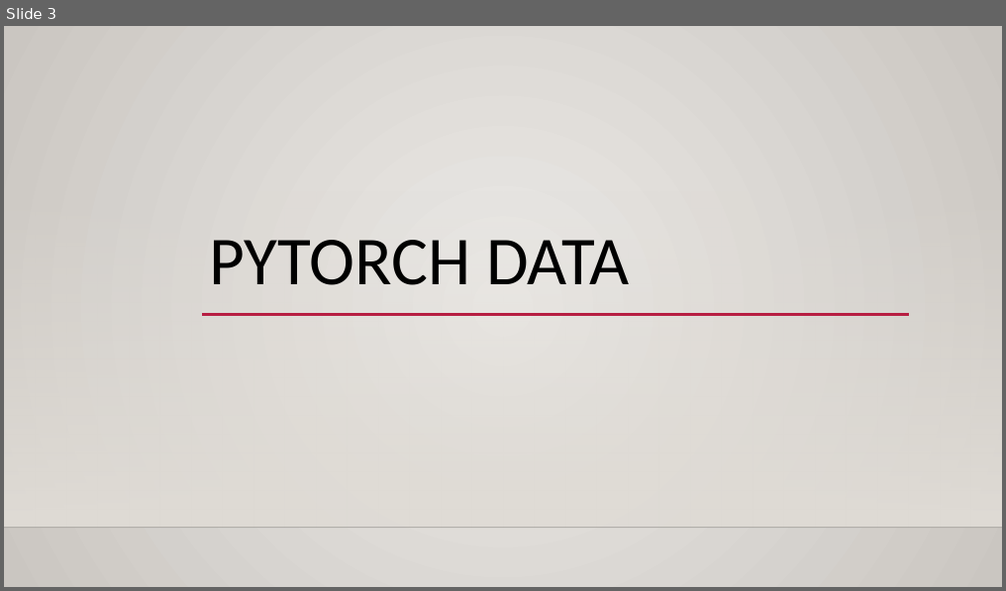
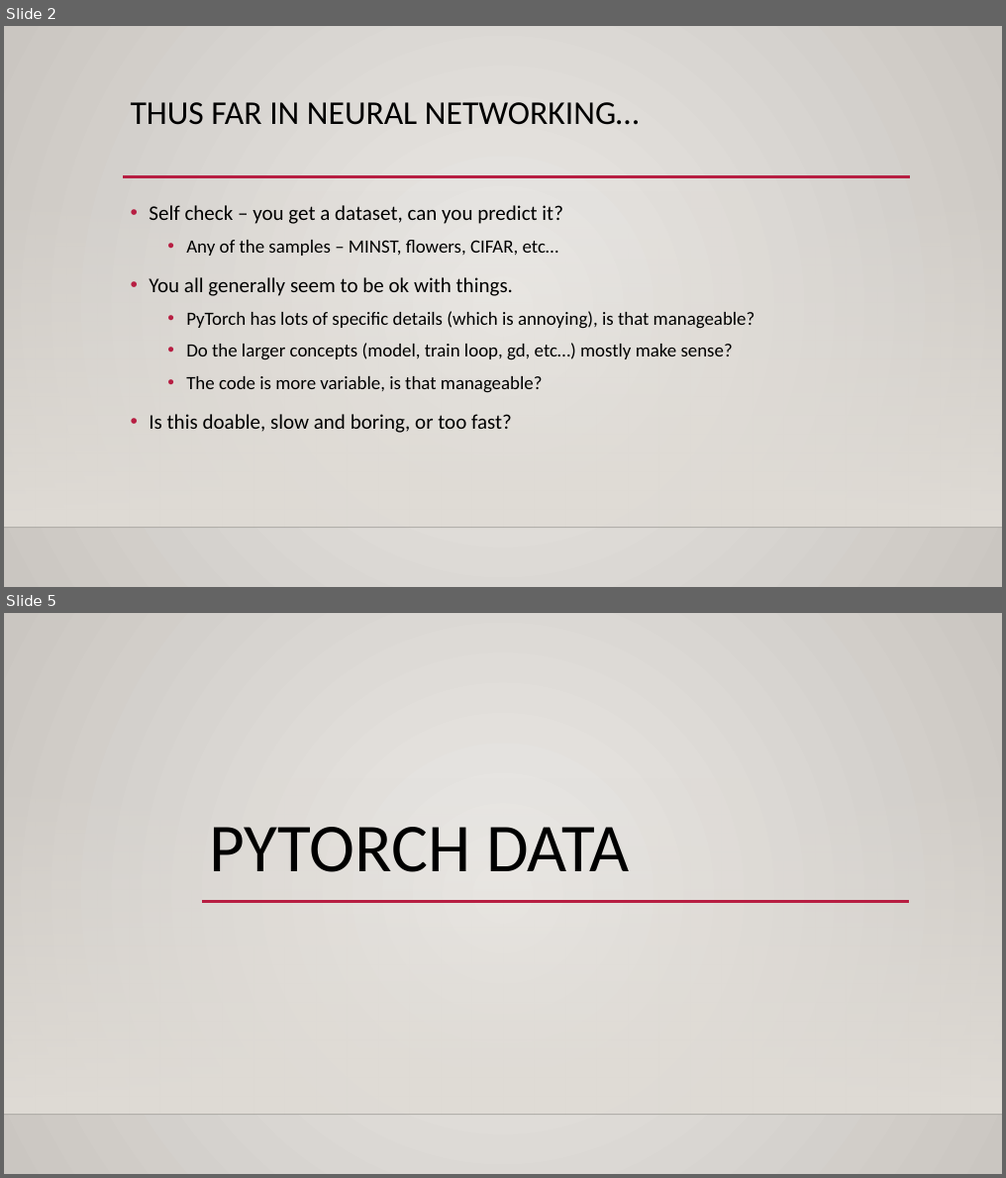
Before and after one commit to AkeemSemperDataScience/Intro_to_Machine_Learning_Students, a slide deck: reference_content/Slides/pytorch_data.pptx. Shown one above the other, each under a label of ours: slide 3 before the commit, slides 2 and 5 after it; the slides between them are not shown. The pictures are 1006x591 and 1006x1178 pixels, drawn with LibreOffice and Linux fonts; fonts in the diff are those of the drawing; background and template pictures are left out. Boxes give left, top, right and bottom in pixels: in the first picture for what was removed or moved away, otherwise in the second. Text is boxed around its words. In the diff, an @@ line names an element or a change of style, - is before the commit and + after.

```diff
--- a/reference_content/Slides/pytorch_data.pptx
+++ b/reference_content/Slides/pytorch_data.pptx
@@ slide 2 added at (x1=4, y1=26, x2=1002, y2=587), background gradient #ECEAE7 to #CAC7C1; not listed: 2 template elements that a slide beside it also shows @@
@@ title added at (x1=131, y1=102, x2=639, y2=125), 32 pt, text #000000 @@
+THUS FAR IN NEURAL NETWORKING…
@@ line added from (123, 177) to (910, 177), #B71E42 2.5 pt @@
@@ text added at (x1=149, y1=205, x2=755, y2=433), 18 pt, text #000000 @@
+• Self check – you get a dataset, can you predict it?
+  • Any of the samples – MINST, flowers, CIFAR, etc…
+• You all generally seem to be ok with things.
+  • PyTorch has lots of specific details (which is annoying), is that manageable?
+  • Do the larger concepts (model, train loop, gd, etc…) mostly make sense?
+  • The code is more variable, is that manageable?
+• Is this doable, slow and boring, or too fast?
@@ what was slide 3 is now slide 5 @@
```
Also in this commit, not shown: 2 slides changed, 3 other slides added, 4 other files.
